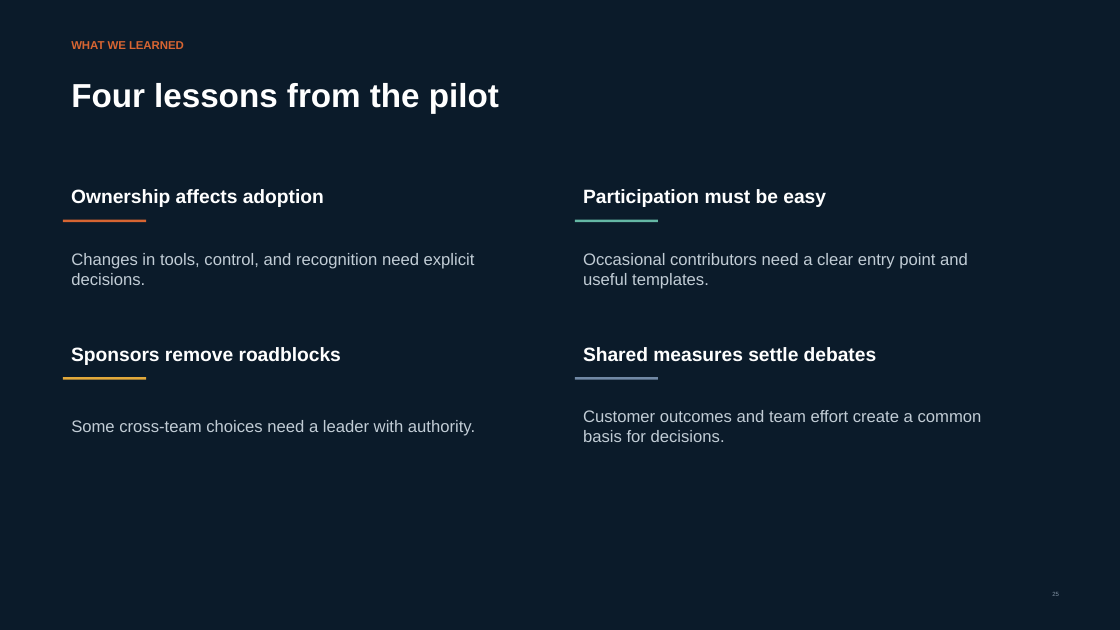
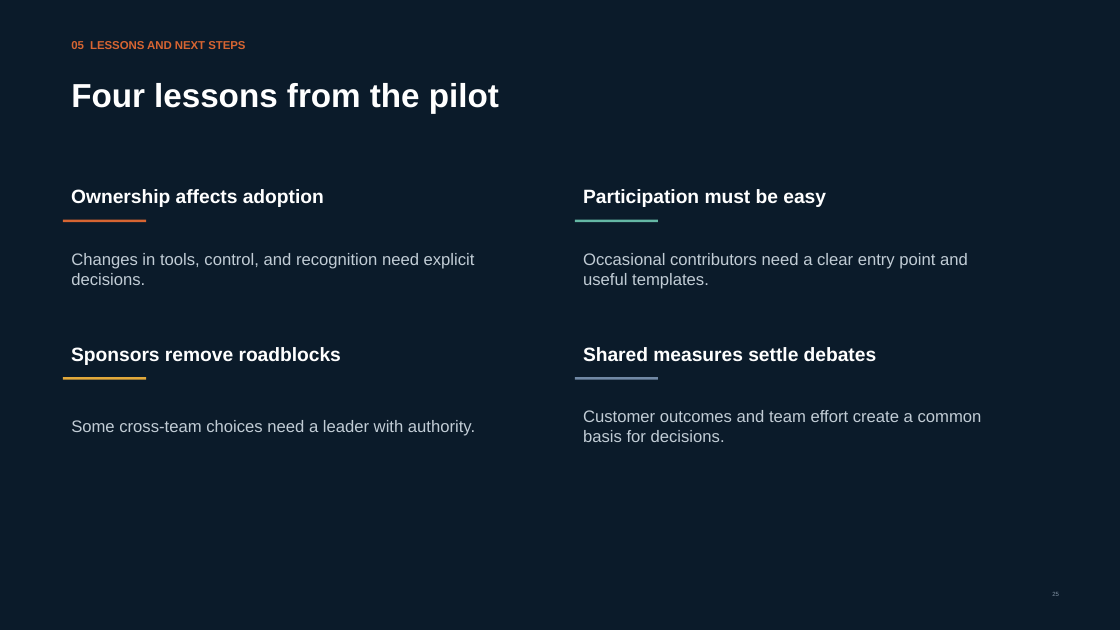
Before and after one commit to sharmiladas/sharmiladas.github.io, a slide deck: slide 25 of downloads/Unified_Content_Strategy_in_Practice.pptx. Drawn at 1120x630 pixels with LibreOffice and Linux fonts; fonts in the diff are those of the drawing. Boxes give left, top, right and bottom in pixels: in the first picture for what was removed or moved away, otherwise in the second. Text is boxed around its words. In the diff, an @@ line names an element or a change of style, - is before the commit and + after.

```diff
--- a/downloads/Unified_Content_Strategy_in_Practice.pptx
+++ b/downloads/Unified_Content_Strategy_in_Practice.pptx
@@ text at box(71, 41, 245, 49): text changed @@
-WHAT WE LEARNED
+05 LESSONS AND NEXT STEPS
```
Also in this commit, not shown: 25 other slides changed.
